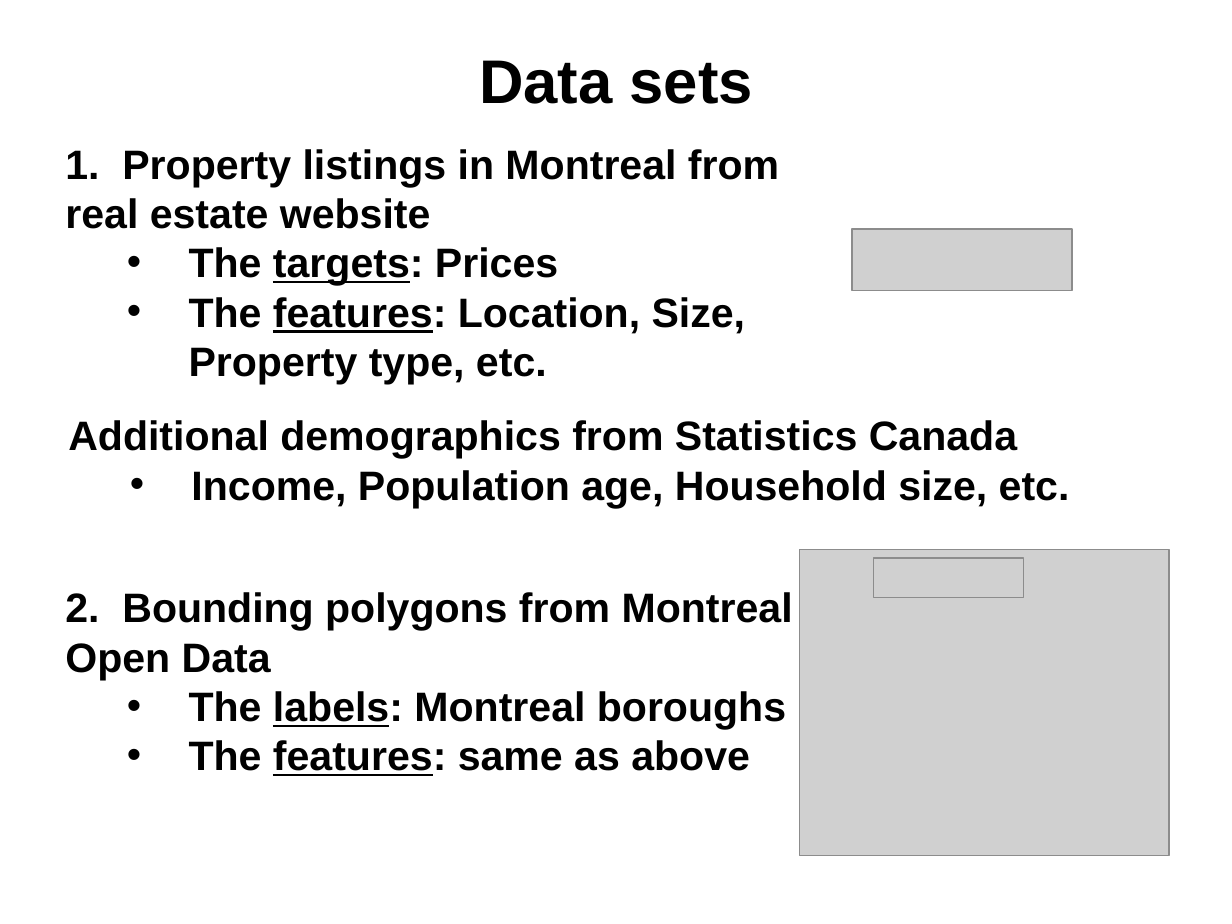
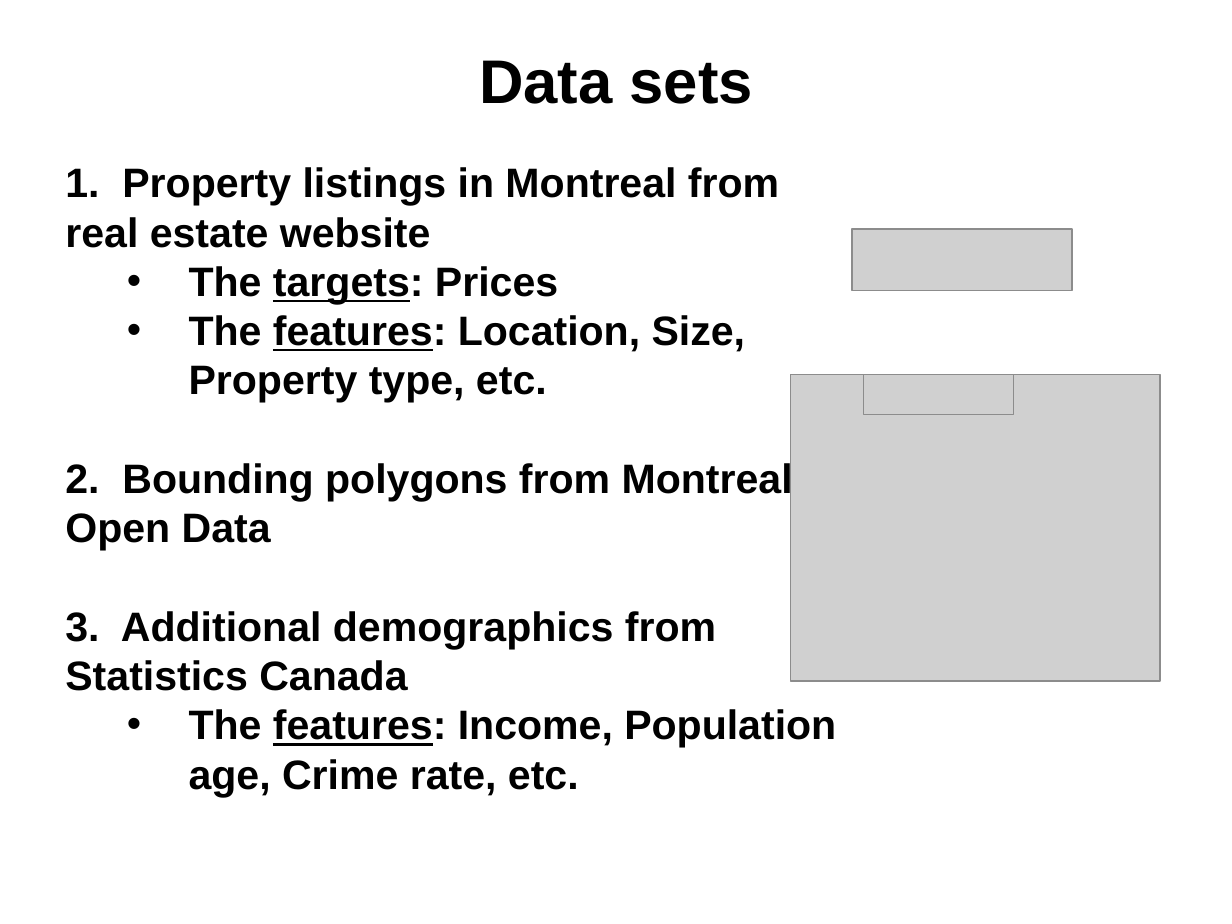
Before and after one commit to npow/centris, a slide deck: slide 3 of presentation/DaveNissanEmil2014MachineLearning.pptx. Drawn at 1232x924 pixels with LibreOffice and Linux fonts; fonts in the diff are those of the drawing; grey boxes stand for pictures. Boxes give left, top, right and bottom in pixels: in the first picture for what was removed or moved away, otherwise in the second. Text is boxed around its words. In the diff, an @@ line names an element or a change of style, - is before the commit and + after.

```diff
--- a/presentation/DaveNissanEmil2014MachineLearning.pptx
+++ b/presentation/DaveNissanEmil2014MachineLearning.pptx
@@ text "1. Property listings in Montreal ...": place and size @@
-text "1. Property listings in Montreal ..." at box(65, 149, 793, 776)
+text "1. Property listings in Montreal ..." at box(65, 167, 836, 797)
@@ picture: place and size @@
-picture at box(800, 549, 1169, 856)
+picture at box(791, 375, 1161, 681)
@@ picture: place and size @@
-picture at box(873, 558, 1024, 598)
+picture at box(864, 375, 1014, 414)
@@ text removed at box(68, 420, 1070, 508) @@
-Additional demographics from Statistics Canada
-  • Income, Population age, Household size, etc.
@@ text at box(65, 611, 836, 797): text changed @@
-  • The labels: Montreal boroughs
-  • The features: same as above
+3. Additional demographics from Statistics Canada
+  • The features: Income, Population age, Crime rate, etc.
```
Also in this commit, not shown: 3 other slides changed, 1 slide added, 1 other file.
